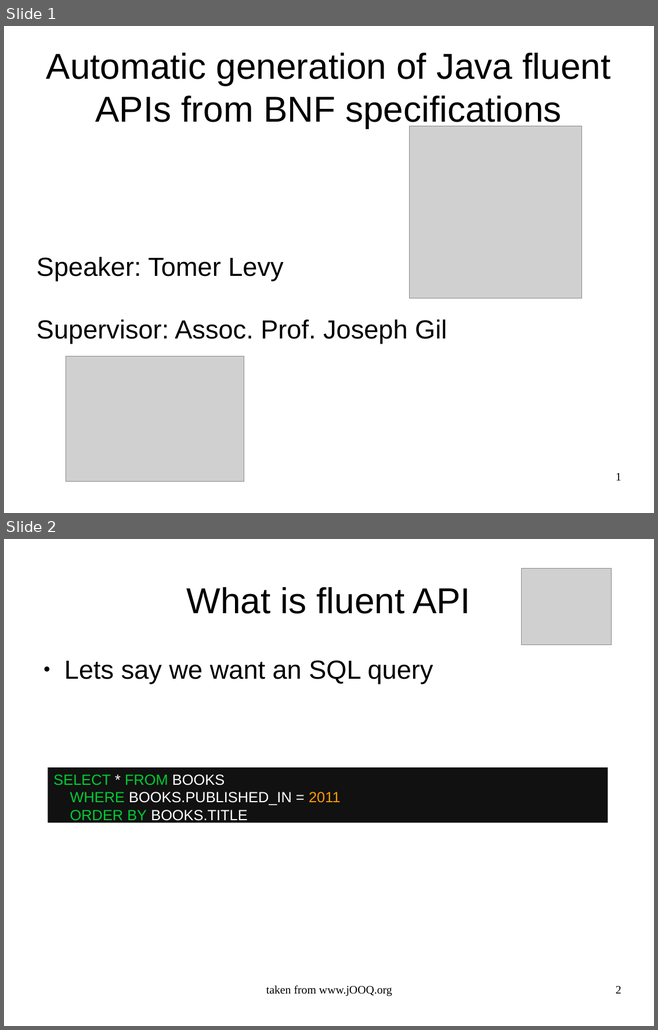
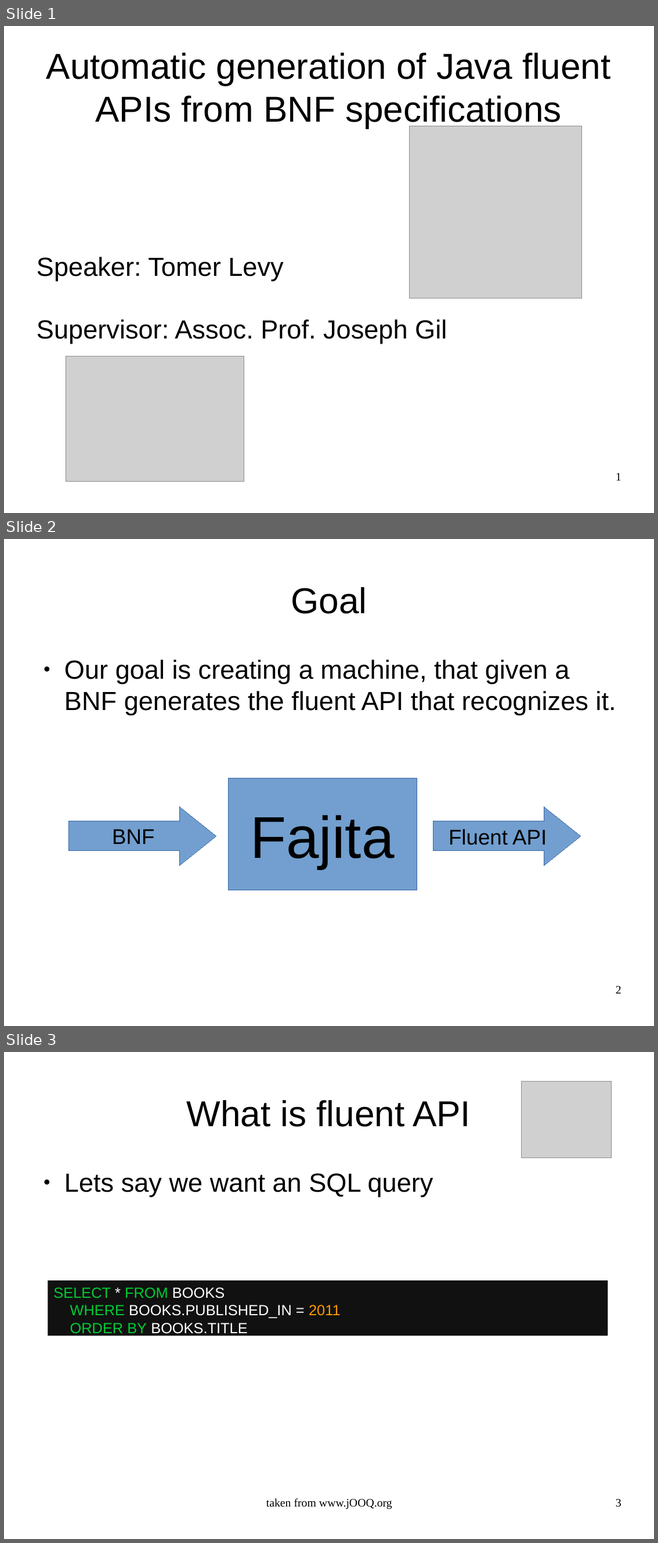
Before and after one commit to OriRoth/fling, a slide deck: Manuscripts/Thesis Seminar/Thesis Seminar.odp. Shown one above the other, each under a label of ours: slides 1 and 2 before the commit, slides 1, 2 and 3 after it. The pictures are 658x1030 and 658x1543 pixels, drawn with LibreOffice and Linux fonts; fonts in the diff are those of the drawing; grey boxes stand for pictures. Boxes give left, top, right and bottom in pixels: in the first picture for what was removed or moved away, otherwise in the second. Text is boxed around its words. In the diff, an @@ line names an element or a change of style, - is before the commit and + after.

```diff
--- a/Manuscripts/Thesis Seminar/Thesis Seminar.odp
+++ b/Manuscripts/Thesis Seminar/Thesis Seminar.odp
@@ slide 2 added at [4,539,654,1026], background #FFFFFF @@
@@ title added at [291,587,366,614], 44 pt, text #000000 @@
+Goal
@@ text added at [64,660,615,715], 32 pt, text #000000 @@
+● Our goal is creating a machine, that given a BNF generates the fluent API that recognizes it.
@@ rectangle added at [228,779,416,890], fill #729FCF, outline #3465A4 0 pt, 72 pt, text #000000 @@
+Fajita
@@ right arrow added at [69,806,216,866], fill #729FCF, outline #3465A4 0 pt, 26 pt, text #000000 @@
+BNF
@@ right arrow added at [433,806,581,866], fill #729FCF, outline #3465A4 0 pt, 26 pt, text #000000 @@
+Fluent API
@@ page number added at [615,986,621,994], 14 pt, text #000000 @@
+2
@@ what was slide 2 is now slide 3 @@
@@ page number at [615,1499,621,1507]: text changed @@
-2
+3
```
Also in this commit, not shown: 5 slides changed, 2 other slides added, 1 slide removed, 8 other files.
